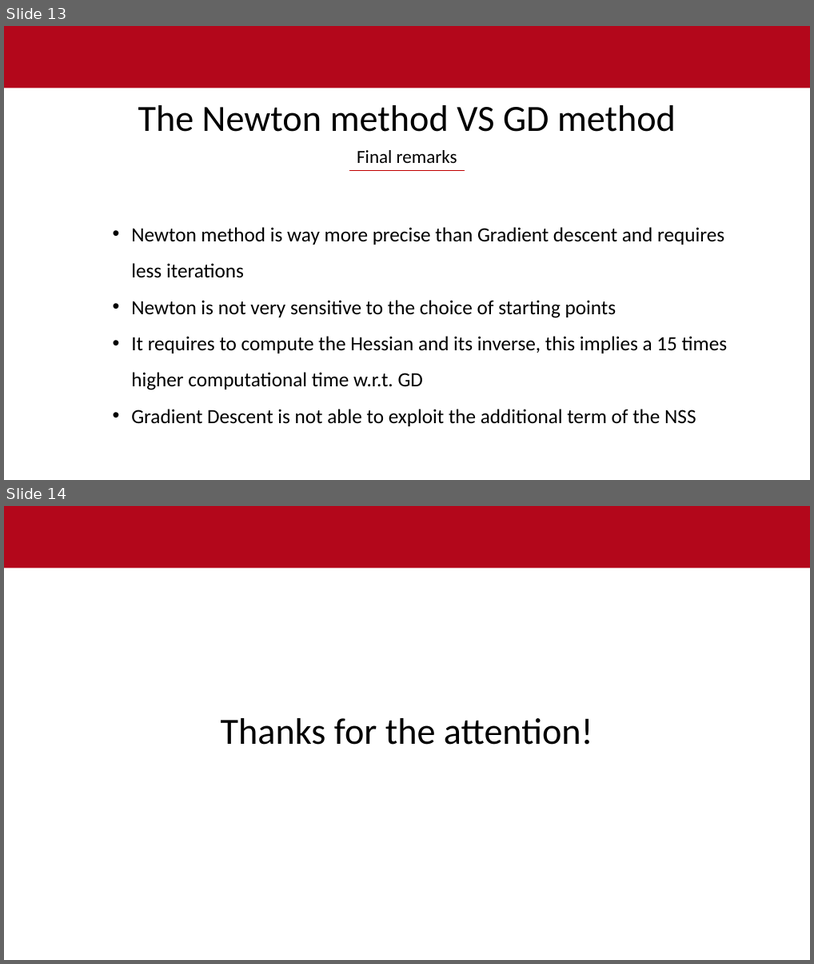
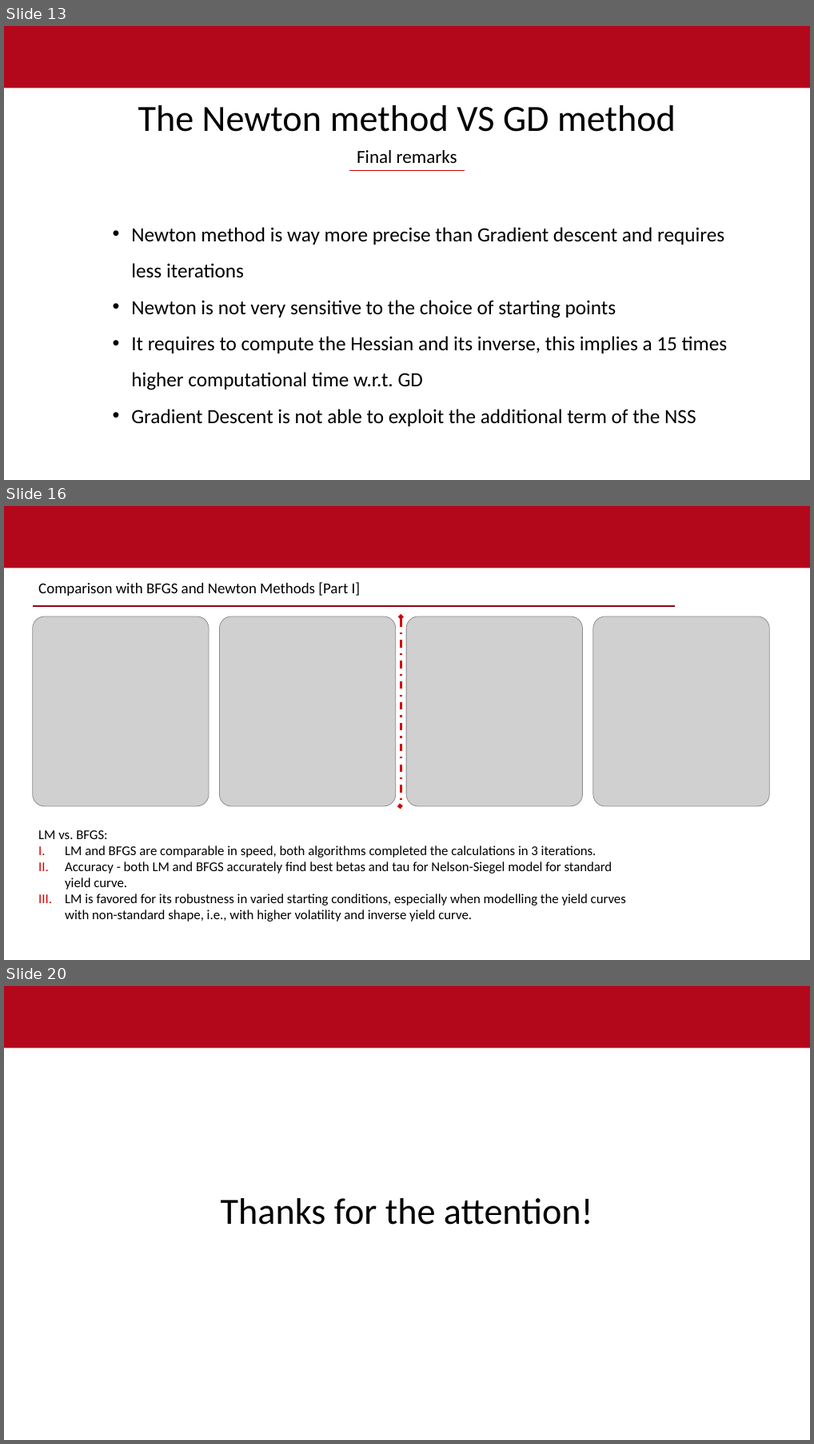
Before and after one commit to ibrahimuali/CompMath, a slide deck: power point - gradient descent newton.pptx. Shown one above the other, each under a label of ours: slides 13 and 14 before the commit, slides 13, 16 and 20 after it; the slides between them are not shown. The pictures are 814x964 and 814x1444 pixels, drawn with LibreOffice and Linux fonts; fonts in the diff are those of the drawing; grey boxes stand for pictures; background and template pictures are left out. Boxes give left, top, right and bottom in pixels: in the first picture for what was removed or moved away, otherwise in the second. Text is boxed around its words. In the diff, an @@ line names an element or a change of style, - is before the commit and + after.

Commit message:
Update power point - gradient descent, newton and lm

```diff
--- a/power point - gradient descent newton.pptx
+++ b/power point - gradient descent newton.pptx
@@ slide 16 added at (4,506,810,960), background #FFFFFF; not listed: 1 template element that a slide beside it also shows @@
@@ title added at (38,582,361,596), 18 pt, text #000000 @@
+Comparison with BFGS and Newton Methods [Part I]
@@ line added from (33, 607) to (675, 607), #8F061A 2.25 pt @@
@@ group added at (33,616,770,806): 4 pictures @@
@@ elbow double arrow added from (402, 616) to (400, 806), #D50000 2.25 pt dashed @@
@@ text added at (38,830,626,921), 16 pt, text #000000 @@
+LM vs. BFGS:
+I. LM and BFGS are comparable in speed, both algorithms completed the calculations in 3 iterations.
+II. Accuracy - both LM and BFGS accurately find best betas and tau for Nelson-Siegel model for standard yield curve.
+III. LM is favored for its robustness in varied starting conditions, especially when modelling the yield curves with non-standard shape, i.e., with higher volatility and inverse yield curve.
@@ what was slide 14 is now slide 20 @@
```
Also in this commit, not shown: 5 other slides added.
